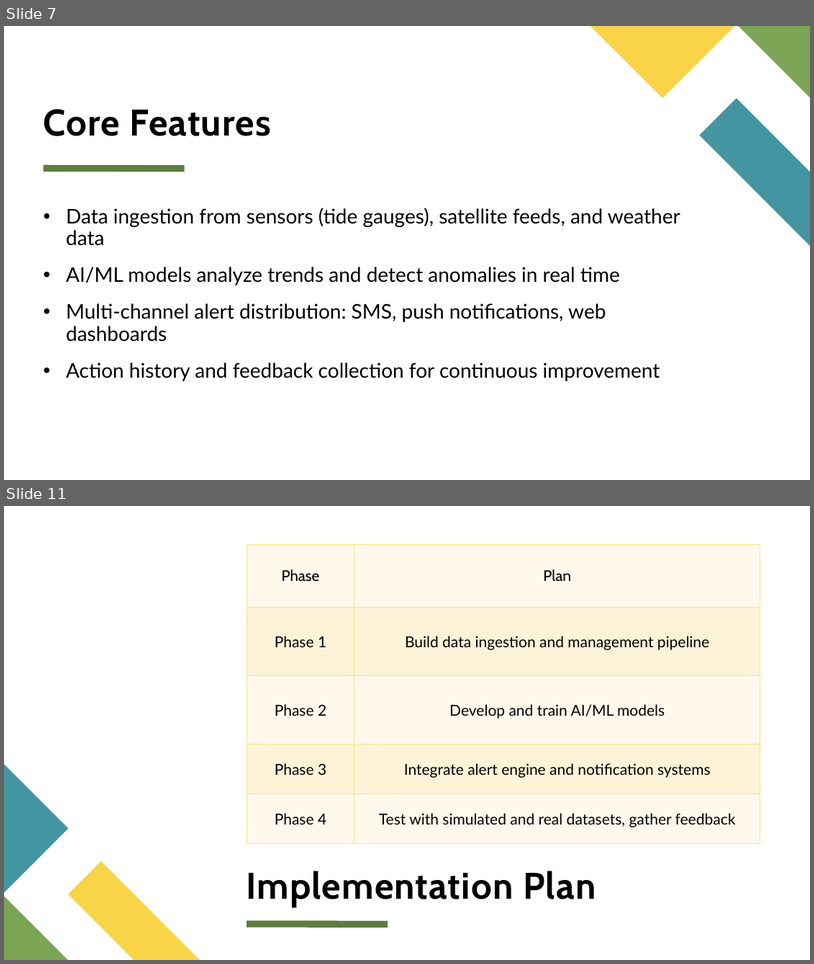
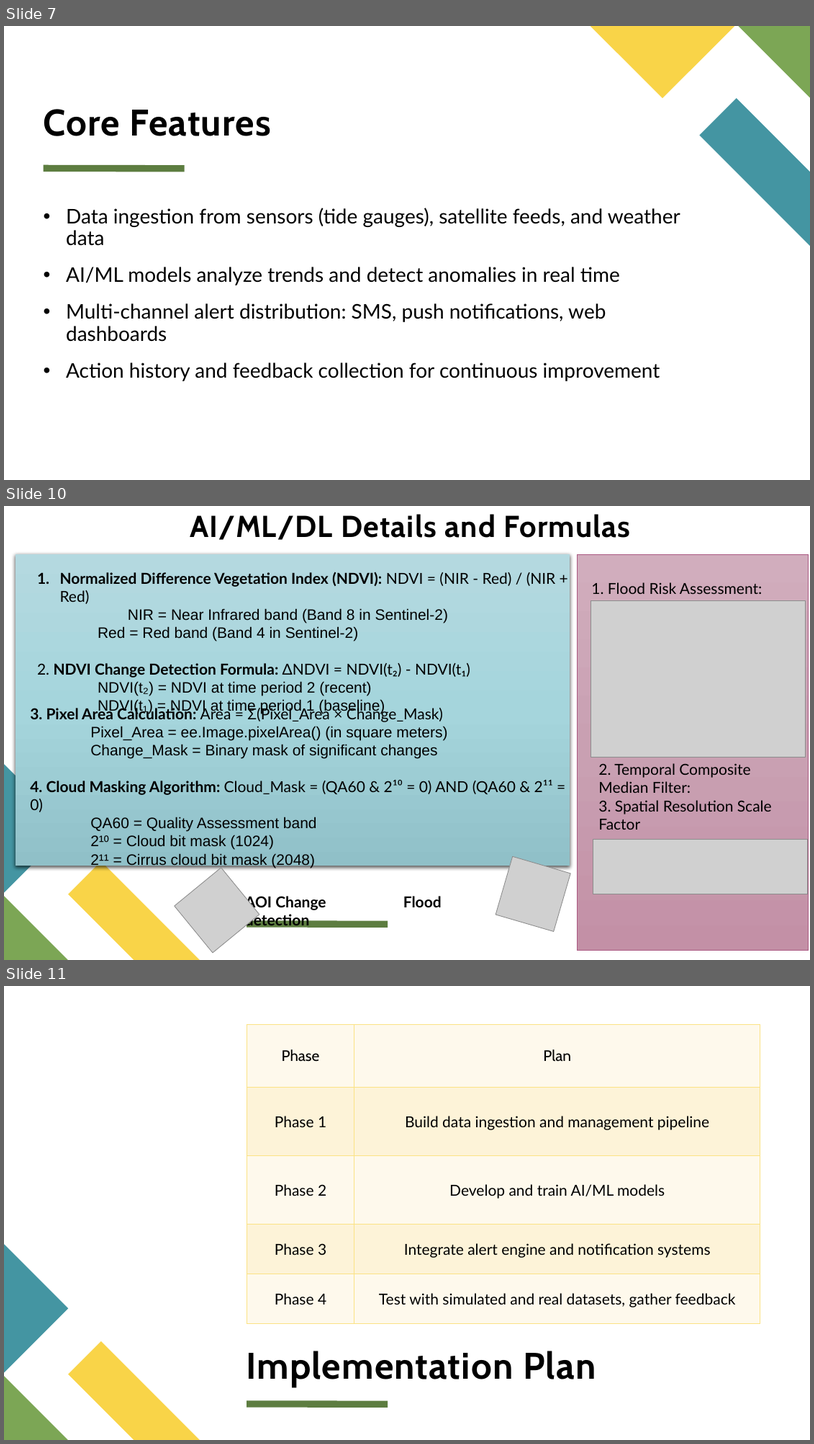
Before and after one commit to P47Parzival/Coastal-Threat-Alert-System, a slide deck: Coastal Threat Alert System.pptx. Shown one above the other, each under a label of ours: slides 7 and 11 before the commit, slides 7, 10 and 11 after it; the slides between them are not shown. The pictures are 814x964 and 814x1444 pixels, drawn with LibreOffice and Linux fonts; fonts in the diff are those of the drawing; grey boxes stand for pictures. Boxes give left, top, right and bottom in pixels: in the first picture for what was removed or moved away, otherwise in the second. Text is boxed around its words. In the diff, an @@ line names an element or a change of style, - is before the commit and + after.

```diff
--- a/Coastal Threat Alert System.pptx
+++ b/Coastal Threat Alert System.pptx
@@ slide 10 added at box(4, 506, 810, 960), background #FFFFFF; not listed: 4 template elements that a slide beside it also shows @@
@@ title added at box(190, 514, 631, 540), 36 pt, text #000000, bold @@
+AI/ML/DL Details and Formulas
@@ rectangle added at box(16, 554, 570, 865), fill gradient #B4DAE0 to #A7D6DD to #91C0C8 @@
@@ rectangle added at box(578, 554, 809, 950), fill gradient #D1AEBD to #C9A1B3 to #C490A7, outline #AA5881 0.5 pt @@
@@ text added at box(37, 572, 556, 714), 18 pt, text #000000 @@
+1. Normalized Difference Vegetation Index (NDVI): NDVI = (NIR - Red) / (NIR + Red)
+  NIR = Near Infrared band (Band 8 in Sentinel-2)
+    Red = Red band (Band 4 in Sentinel-2)
+2. NDVI Change Detection Formula: ΔNDVI = NDVI(t₂) - NDVI(t₁)
+    NDVI(t₂) = NDVI at time period 2 (recent)
+    NDVI(t₁) = NDVI at time period 1 (baseline)
@@ text added at box(592, 582, 762, 594), 18 pt, text #000000 @@
+1. Flood Risk Assessment:
@@ picture added at box(592, 600, 806, 757) @@
@@ text added at box(30, 706, 553, 867), 18 pt, text #000000 @@
+3. Pixel Area Calculation: Area = Σ(Pixel_Area × Change_Mask)
+    Pixel_Area = ee.Image.pixelArea() (in square meters)
+    Change_Mask = Binary mask of significant changes
+4. Cloud Masking Algorithm: Cloud_Mask = (QA60 & 2¹⁰ = 0) AND (QA60 & 2¹¹ = 0)
+    QA60 = Quality Assessment band
+    2¹⁰ = Cloud bit mask (1024)
+    2¹¹ = Cirrus cloud bit mask (2048)
@@ text added at box(599, 763, 772, 829), 18 pt, text #000000 @@
+2. Temporal Composite Median Filter:
+3. Spatial Resolution Scale Factor
@@ picture added at box(593, 839, 808, 894) @@
@@ picture added at box(175, 867, 260, 952) @@
@@ picture added at box(496, 856, 571, 932) @@
@@ text added at box(245, 896, 442, 910), 18 pt, text #000000, bold @@
+AOI Change Flood detection
```
Also in this commit, not shown: 1 slide changed, 2 other slides added, 3 slides removed, 27 other files.
